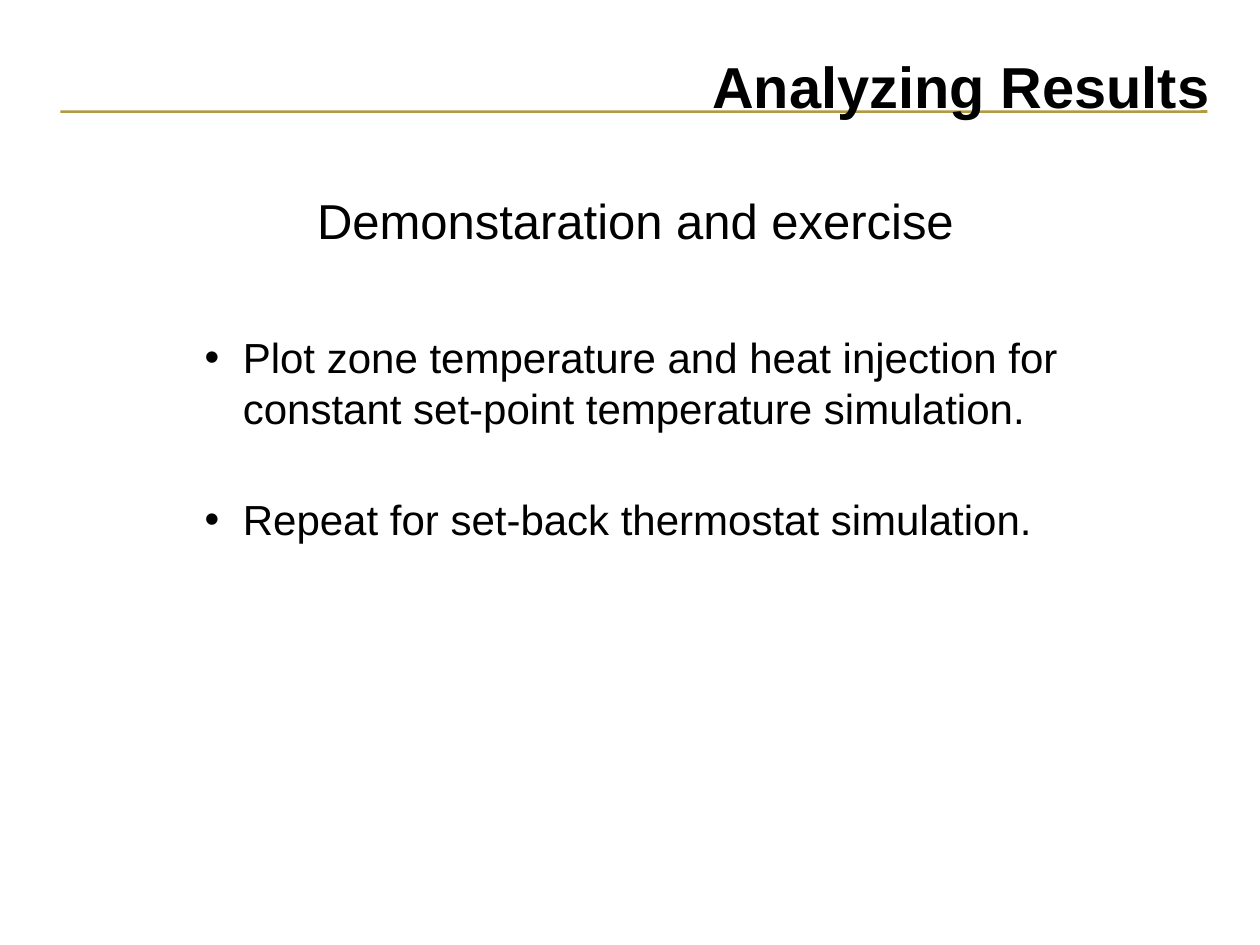
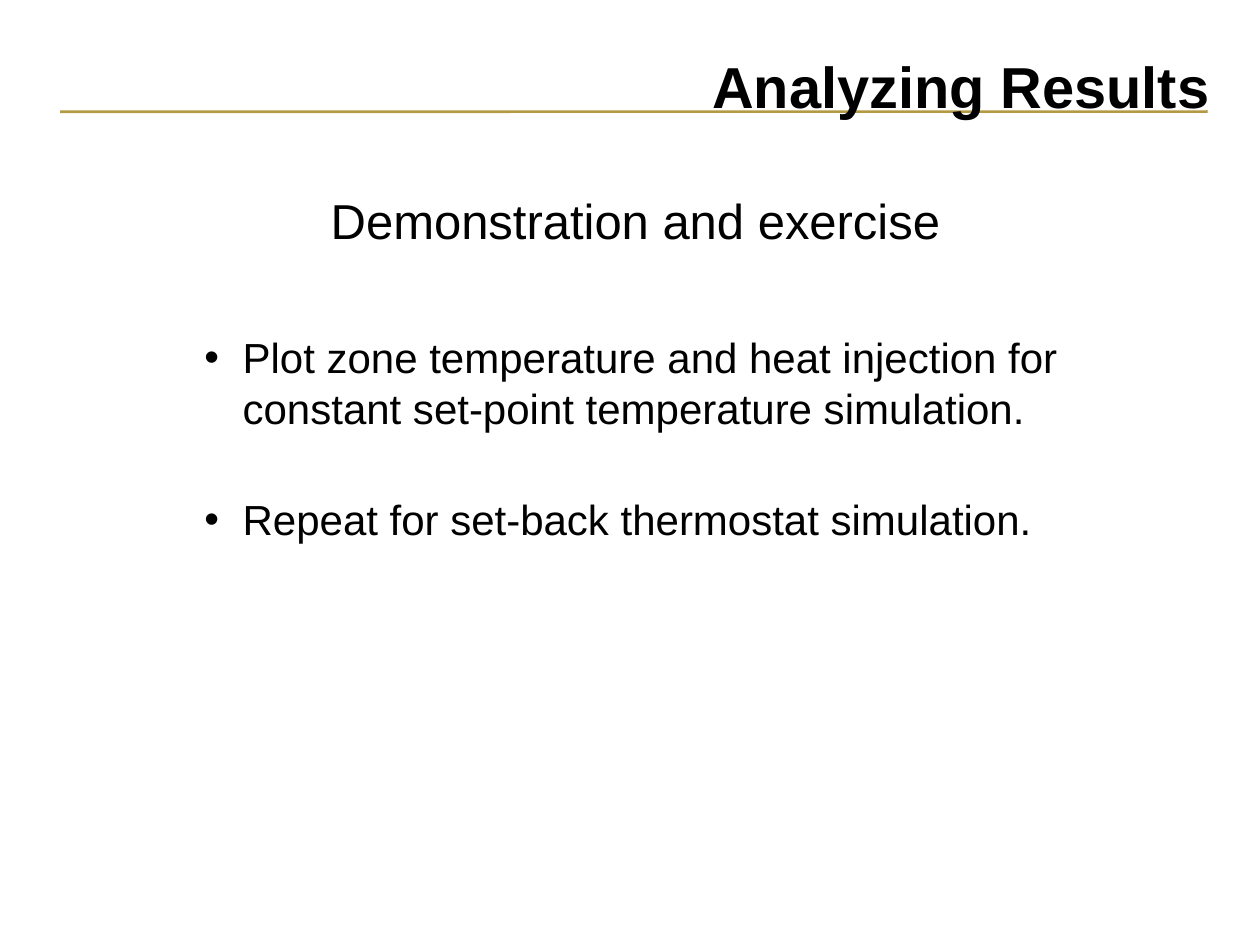
Before and after one commit to ESP-rCommunity/ESPrExtras, a slide deck: slide 51 of training/NRCan_course_materials/intro/introduction.ppt (slide 50 before the commit). Drawn at 1260x945 pixels with LibreOffice and Linux fonts; fonts in the diff are those of the drawing. Boxes give left, top, right and bottom in pixels: in the first picture for what was removed or moved away, otherwise in the second. Text is boxed around its words. In the diff, an @@ line names an element or a change of style, - is before the commit and + after.

```diff
--- a/training/NRCan_course_materials/intro/introduction.ppt
+++ b/training/NRCan_course_materials/intro/introduction.ppt
@@ text at (331, 203, 940, 240): text changed @@
-Demonstaration and exercise
+Demonstration and exercise
```
Also in this commit, not shown: 19 other slides changed, 1 slide added.
